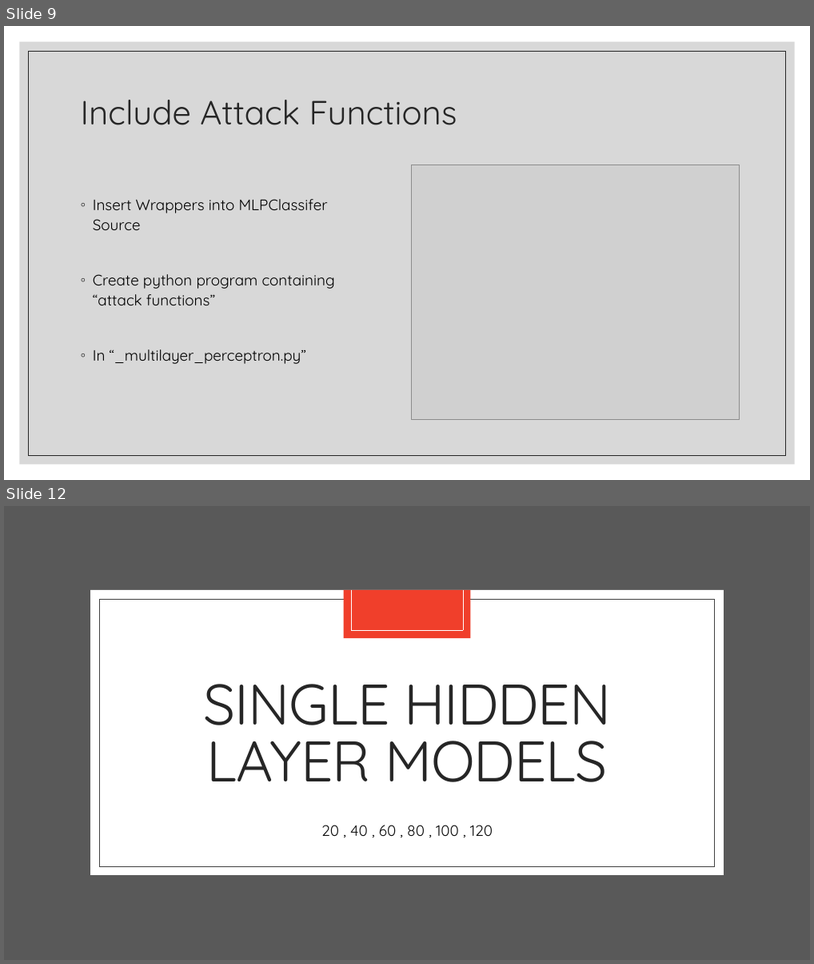
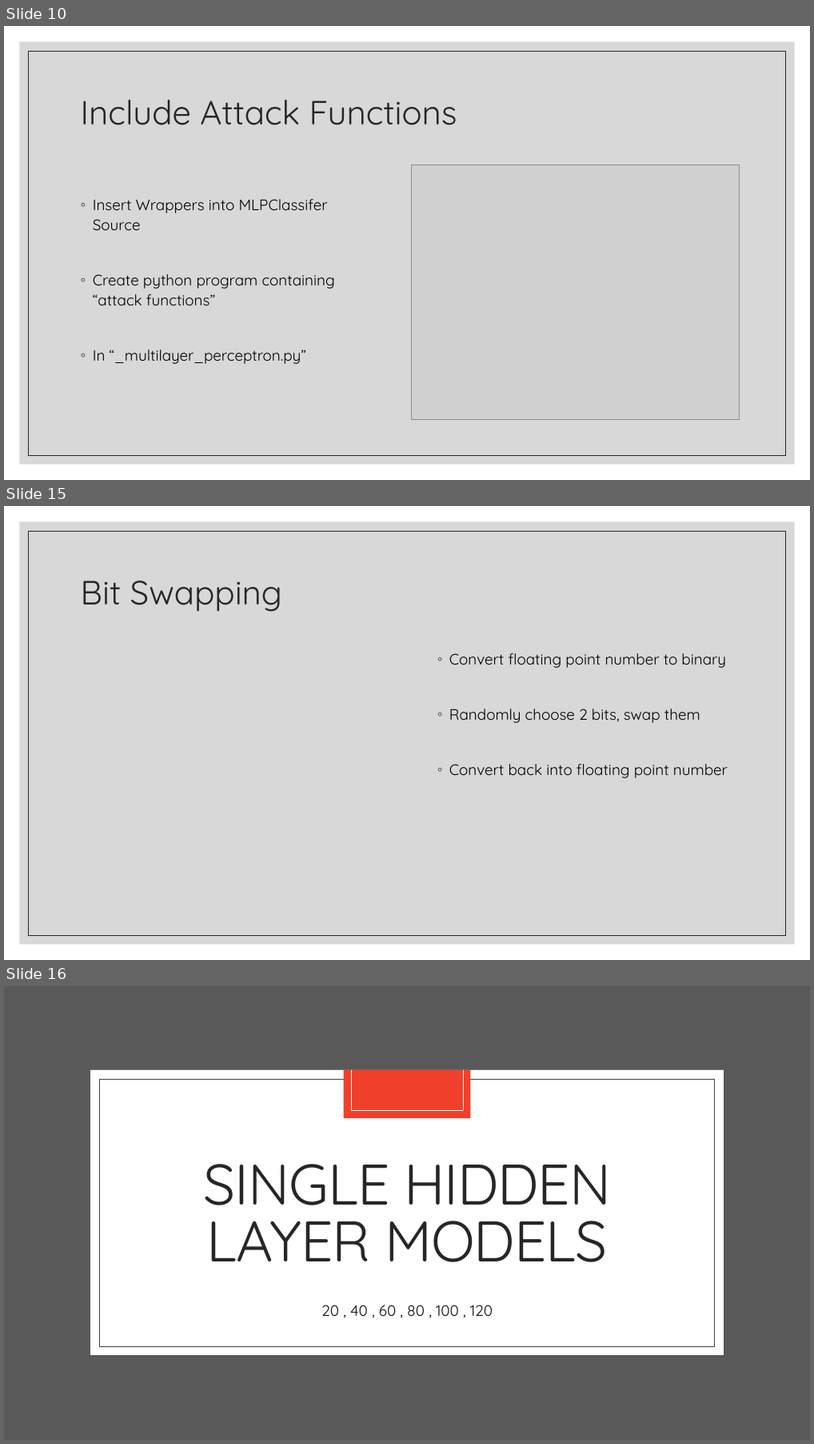
Before and after one commit to landonbuell/Convolutional-Neural-Networks, a slide deck: Presentations/09_04_2020/Modeling Attack Functions.pptx. Shown one above the other, each under a label of ours: slides 9 and 12 before the commit, slides 10, 15 and 16 after it; the slides between them are not shown. The pictures are 814x964 and 814x1444 pixels, drawn with LibreOffice and Linux fonts; fonts in the diff are those of the drawing; grey boxes stand for pictures. Boxes give left, top, right and bottom in pixels: in the first picture for what was removed or moved away, otherwise in the second. Text is boxed around its words. In the diff, an @@ line names an element or a change of style, - is before the commit and + after.

Commit message:
10 April 2020
- Modified ATTACK to include binary trigger condition
- Running program for round to 0 w/ 50/50 external trigger
- Need to create & impliment analysis script
- Modifying powerpoint for 4/13

```diff
--- a/Presentations/09_04_2020/Modeling Attack Functions.pptx
+++ b/Presentations/09_04_2020/Modeling Attack Functions.pptx
@@ slide 15 added at [4, 506, 810, 960], background #FFFFFF; not listed: 2 template elements that a slide beside it also shows @@
@@ title added at [81, 580, 282, 612], 40 pt, text #262626 @@
+Bit Swapping
@@ text added at [450, 653, 728, 778], 18 pt, text #000000 @@
+◦ Convert floating point number to binary
+◦ Randomly choose 2 bits, swap them
+◦ Convert back into floating point number
@@ what was slide 9 is now slide 10 @@
@@ what was slide 12 is now slide 16 @@
```
Also in this commit, not shown: 1 slide changed, 5 other slides added, 1 slide removed, 5 other files.
